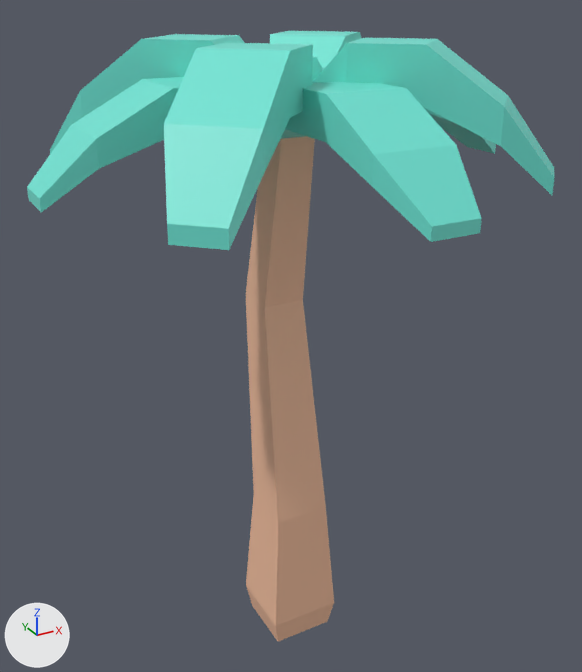
The glTF model assets/models/kit/nature_tree_palmDetailedTall.glb, before and after one commit.
Both versions are drawn from a camera (50 mm lens) standing at (-0.795, -1.453, 1.474) and looking at (0.018, 0.024, 0.735). Arrows for +X, +Y and +Z are at lower left; the lights stay in place. The older version comes first. Vertices at exactly the same position are counted once.

Names of what the first picture shows: 'nature_tree_palmDetailedTall'.
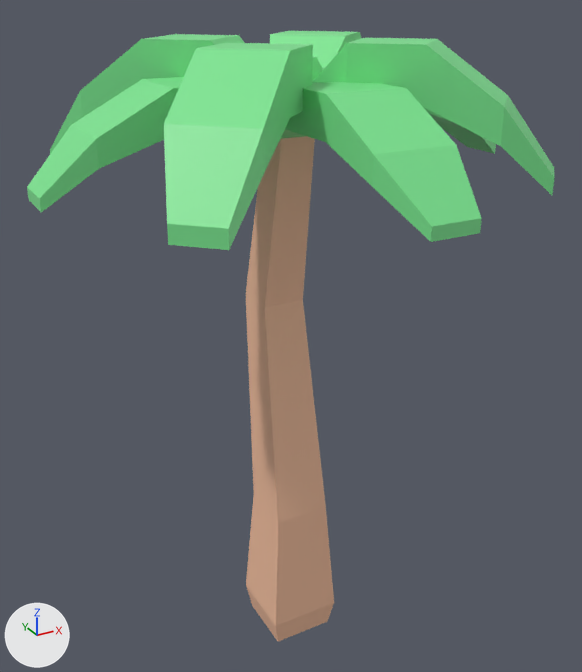
Location of each change, (x1, y1, x2, y2) in pixels of the pictures (582 x 672 px):
```json
{"part": 1, "of": "me_mesh_tree_palmdetailedtall", "change": "recoloured", "before": [27, 31, 555, 250], "after": [27, 31, 555, 250], "on screen": "cyan to green"}
```

Scene script edits in JSON lines:
```json
{"block": "me_mesh_tree_palmdetailedtall", "where": "me_mesh_tree_palmdetailedtall.from_pydata(...)  # 172 vertices, 336 faces; spans x -0.517..0.517, y -0.52..0.515, z -0.05..1.373"}
{"block": "me_mesh_tree_palmdetailedtall", "where": "# used by ob_nature_tree_palmdetailedtall; location = (0.0, 0.0, 0.0)"}
{"block": "me_mesh_tree_palmdetailedtall", "change": "me_mesh_tree_palmdetailedtall part 1: 300 faces centred in x -0.517..0.517, y -0.52..0.515, z 1.12..1.373 are repainted in the vertex colours; the middle colour goes from cyan #70e6d6 to green #7ce691"}
```
